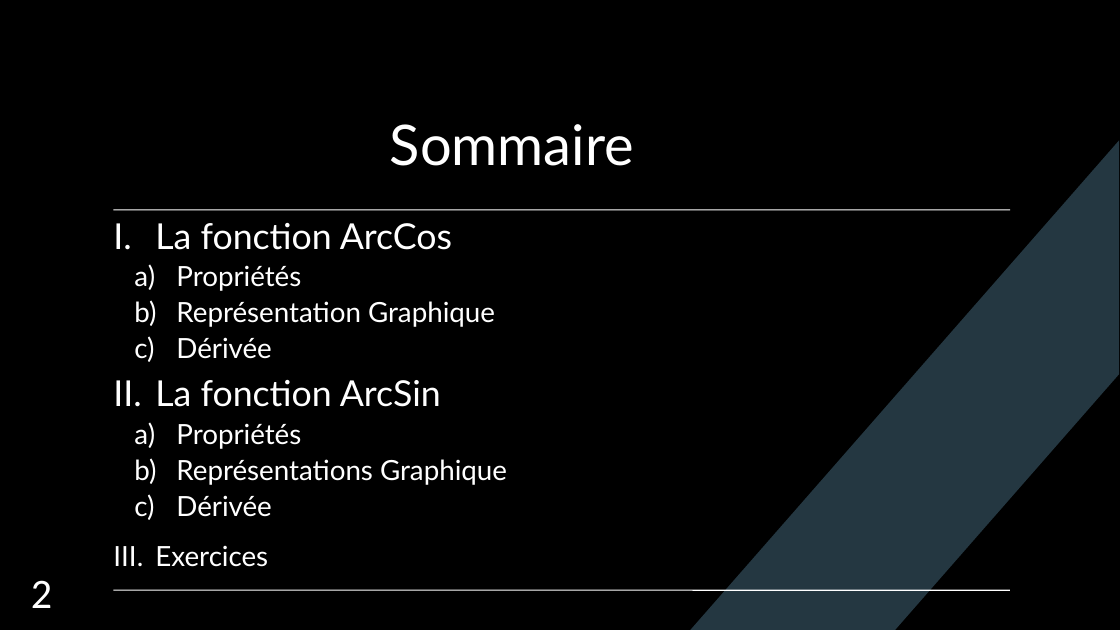
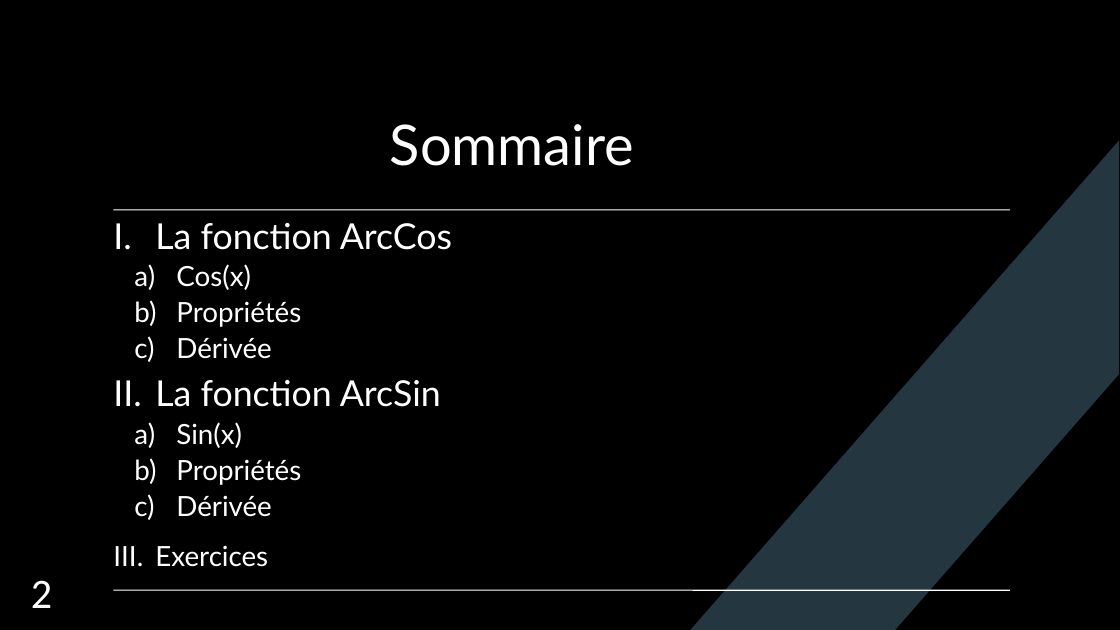
Before and after one commit to Iziram/iutCours, a slide deck: slide 2 of Maths/ArcCos-ArcSin.odp. Drawn at 1120x630 pixels with LibreOffice and Linux fonts; fonts in the diff are those of the drawing. Boxes give left, top, right and bottom in pixels: in the first picture for what was removed or moved away, otherwise in the second. Text is boxed around its words. In the diff, an @@ line names an element or a change of style, - is before the commit and + after.

Commit message:
typos

```diff
--- a/Maths/ArcCos-ArcSin.odp
+++ b/Maths/ArcCos-ArcSin.odp
@@ text at <box>176,264,251,290</box>: paragraph added @@
+    a) Cos(x)
@@ text at <box>176,301,495,327</box>: paragraph removed @@
-    b) Représentation Graphique
@@ text at <box>176,422,242,448</box>: paragraph added @@
+    a) Sin(x)
@@ text at <box>176,459,507,485</box>: paragraph removed @@
-    b) Représentations Graphique
```
Also in this commit, not shown: 1 other slide changed.
